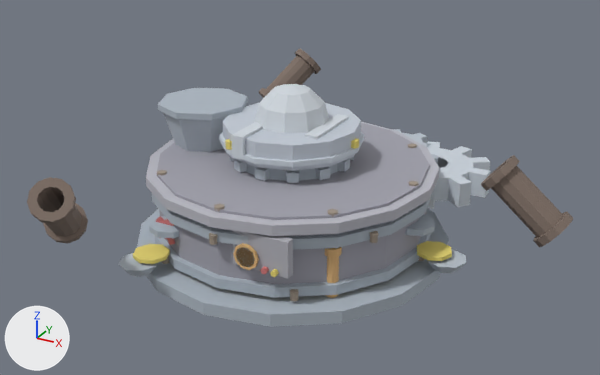
A saved change to the glTF model buildings/splitter/models/splitter_flat.glb.
Before and after are seen from a 50 mm camera at (1.54, -2.73, 1.62) aimed at (0.09, -0.09, 0.31). The axes (+X, +Y, +Z) are drawn at lower left. The lights are the same throughout. The first picture is the older version. Where no turn or scale is listed for an object, it has been applied to the vertices. Vertices at exactly the same position are counted once.

In view in the first picture: 'BasePlatform', 'Body', 'HopperRim', 'Hub', 'HubDome', 'InputHopper', 'MainGear', 'OutputChute_0', 'OutputChute_1', 'OutputChute_2', 'RingHi', 'RingLo', 'Roof' and 28 more.
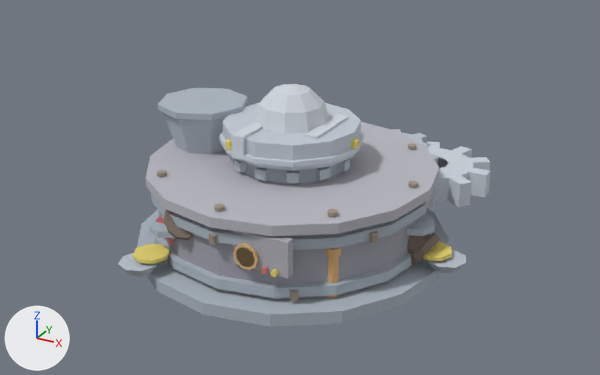
The newer file is also rescaled (x2.0) as a whole; pictures and numbers use the older file's frame.

Changed parts and their boxes (x1, y1, x2, y2) in the pictures (600 x 375 px):
'Body', moved
    before: (157, 123, 430, 284)
    after: (159, 209, 427, 299)
'OutputChute_0', moved
    before: (481, 155, 573, 247)
    after: (407, 233, 440, 265)
'OutputChute_2', moved
    before: (27, 177, 88, 243)
    after: (164, 210, 194, 240)
'OutputChute_1', moved (not visible afterwards)
    before: (259, 49, 321, 98)
'Roof', unchanged, uncovered by the edit
    both: (146, 122, 439, 236)

Edits to the bpy script that builds the scene:
```text
Change me_cylinder_007:
    used by ob_body; location = (0.0, 0.007, 0.1)
    remove me_cylinder_007.from_pydata(...)  # 32 vertices, 60 faces; spans x -0.55..0.55, y -0.55..0.55, z 0.0..0.275
    add me_cylinder_007.from_pydata(...)  # 32 vertices, 60 faces; spans x -0.55..0.55, y -0.553..0.547, z -0.05..0.225
    me_cylinder_007 part 1: the whole mesh is moved by (0.0, -0.003, -0.05)
Change me_pipe:
    used by ob_outputchute_0; location = (0.95, 0.0, 0.4)
    remove me_pipe.from_pydata(...)  # 120 vertices, 288 faces; spans x -0.165..0.165, y -0.078..0.078, z -0.156..0.156
    add me_pipe.from_pydata(...)  # 120 vertices, 288 faces; spans x -0.64..-0.31, y -0.078..0.078, z -0.356..-0.044
    me_pipe part 2: the whole mesh is moved by (-0.475, 0.0, -0.2)
Change me_pipe_001:
    used by ob_outputchute_1; location = (-0.475, 0.823, 0.426)
    remove me_pipe_001.from_pydata(...)  # 120 vertices, 288 faces; spans x -0.136..0.136, y -0.153..0.153, z -0.157..0.157
    add me_pipe_001.from_pydata(...)  # 120 vertices, 288 faces; spans x 0.101..0.374, y -0.564..-0.259, z -0.37..-0.056
    me_pipe_001 part 3: the whole mesh is moved by (0.237, -0.411, -0.213)
Change me_pipe_002:
    used by ob_outputchute_2; location = (-0.475, -0.823, 0.374)
    remove me_pipe_002.from_pydata(...)  # 120 vertices, 288 faces; spans x -0.136..0.136, y -0.153..0.153, z -0.157..0.157
    add me_pipe_002.from_pydata(...)  # 120 vertices, 288 faces; spans x 0.101..0.374, y 0.259..0.564, z -0.344..-0.03
    me_pipe_002 part 4: the whole mesh is moved by (0.237, 0.411, -0.187)
```
